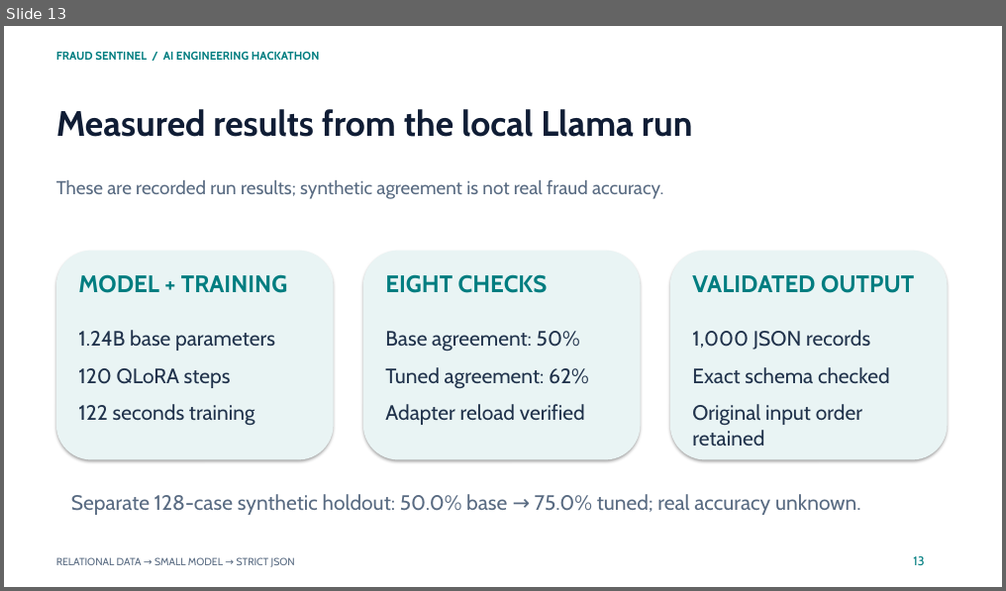
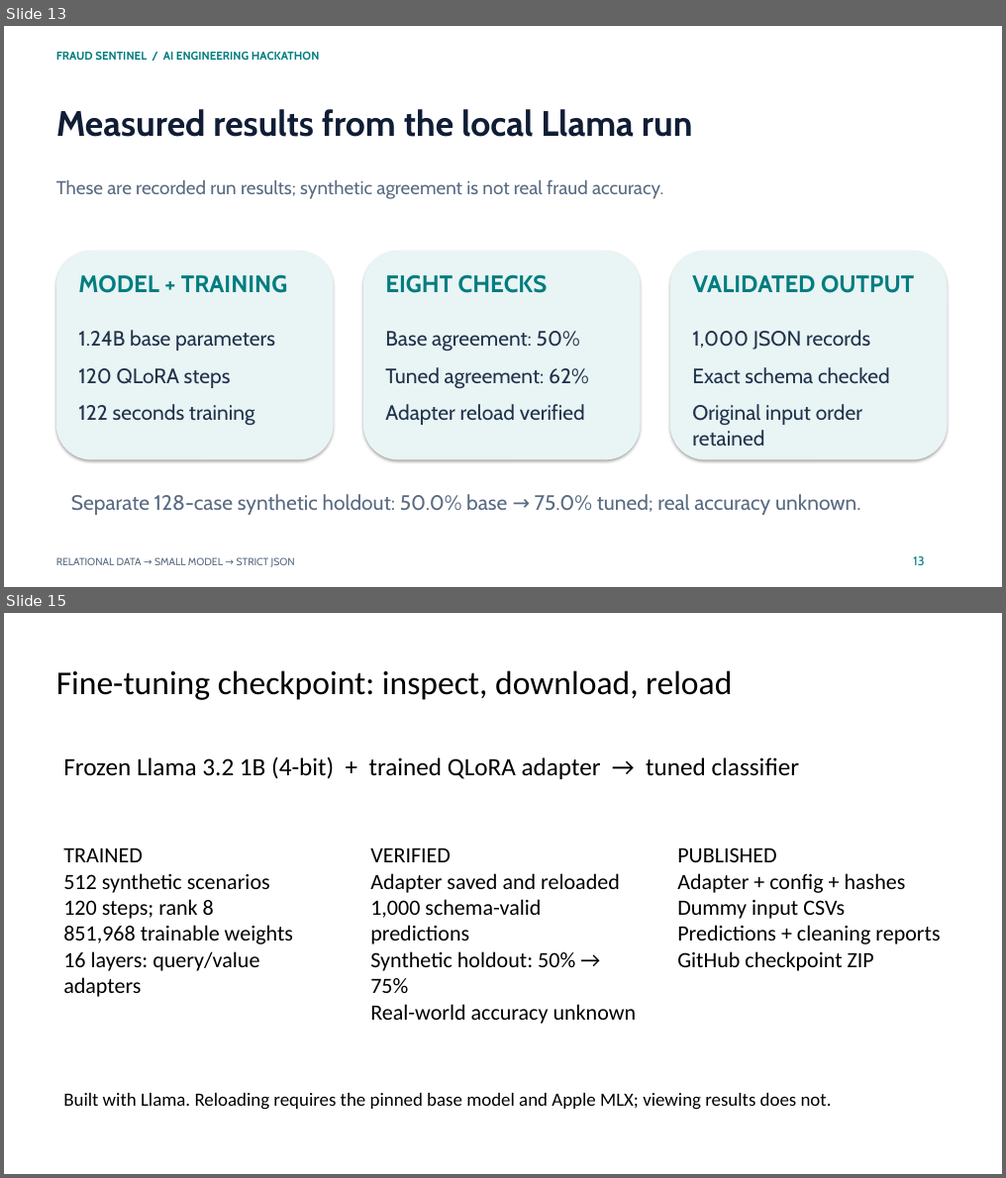
Before and after one commit to Vinay1656/fraud-sentinel, a slide deck: docs/presentation.pptx. Shown one above the other, each under a label of ours: slide 13 before the commit, slides 13 and 15 after it; the slides between them are not shown. The pictures are 1006x591 and 1006x1178 pixels, drawn with LibreOffice and Linux fonts; fonts in the diff are those of the drawing. Boxes give left, top, right and bottom in pixels: in the first picture for what was removed or moved away, otherwise in the second. Text is boxed around its words. In the diff, an @@ line names an element or a change of style, - is before the commit and + after.

Commit message:
Publish trained Llama adapter, dummy data, results and checkpoint deck

```diff
--- a/docs/presentation.pptx
+++ b/docs/presentation.pptx
@@ slide 15 added at [4, 613, 1002, 1174], background #FFFFFF @@
@@ text added at [56, 670, 732, 700], 32 pt, text #000000 @@
+Fine-tuning checkpoint: inspect, download, reload
@@ text added at [63, 757, 800, 779], 24 pt, text #000000 @@
+Frozen Llama 3.2 1B (4-bit) + trained QLoRA adapter → tuned classifier
@@ text added at [63, 849, 293, 997], 21 pt, text #000000 @@
+TRAINED
+512 synthetic scenarios
+120 steps; rank 8
+851,968 trainable weights
+16 layers: query/value adapters
@@ text added at [370, 849, 637, 1024], 21 pt, text #000000 @@
+VERIFIED
+Adapter saved and reloaded
+1,000 schema-valid predictions
+Synthetic holdout: 50% → 75%
+Real-world accuracy unknown
@@ text added at [677, 848, 940, 971], 21 pt, text #000000 @@
+PUBLISHED
+Adapter + config + hashes
+Dummy input CSVs
+Predictions + cleaning reports
+GitHub checkpoint ZIP
@@ text added at [63, 1093, 832, 1110], 18 pt, text #000000 @@
+Built with Llama. Reloading requires the pinned base model and Apple MLX; viewing results does not.
```
Also in this commit, not shown: 1 slide changed, 28 other files.
